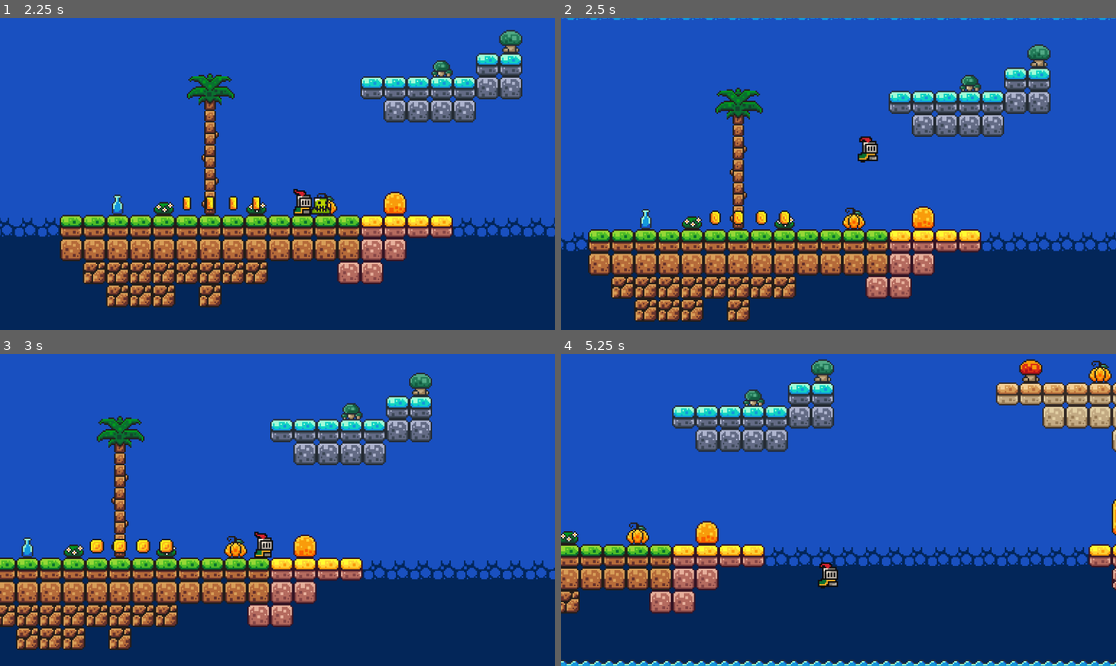
Above: before the commit, frames 1-4 (two rows, left to right).
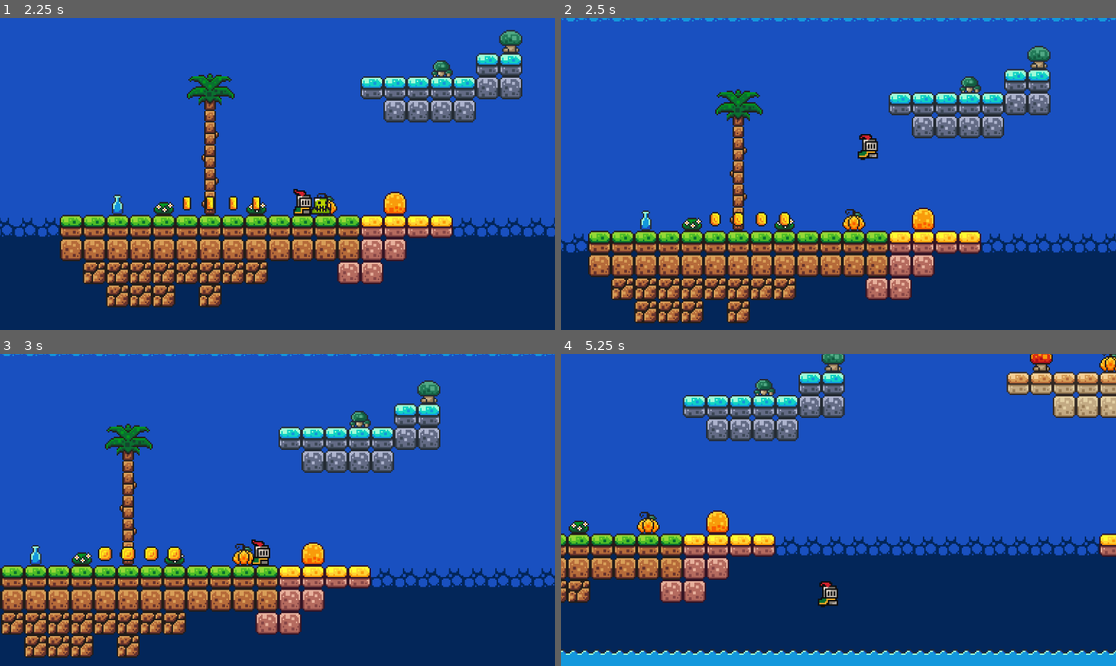
Above: after the commit, the same moments.

Repository: Yncy0/Platformer-2D
Game: Godot game, scene res://scene/gui/menu/starting_menu.tscn
Two runs of this game, one before a commit and one after it. Both use one fixed random seed, a clock stepped at 60 frames per second and the inputs below.
Inputs:
- Up to frame 1 (2.25 s): click "Start" at 0.5 s; hold D (move_right) from 1.28 s (still down); tap Space (jump) at 1.52 s
- Up to frame 2 (2.5 s): keep holding D (move_right); tap Space (jump) at 2.27 s
- Up to frame 3 (3 s): release D (move_right) at 2.78 s; hold A (move_left) from 2.78 s (still down)
- Up to frame 4 (5.25 s): release A (move_left) at 3.53 s; hold D (move_right) 3.53-5.03 s; tap Space (jump) at 3.77, 4.52 s; hold A (move_left) from 5.03 s (still down)

Frame 1 is identical in both runs. In frame 2, 12% of the frame differs, in the area x 0-100%, y 0-98%; in frame 3, 24%; in frame 4, 24%, in the area x 0-100%, y 0-100%.

Commit message:
minor fixes on player's hitbox

Diff:
--- a/scene/characters/player/_player.tscn
+++ b/scene/characters/player/_player.tscn
@@ -118,7 +118,7 @@
 }
 
 [sub_resource type="RectangleShape2D" id="RectangleShape2D_dseq4"]
-size = Vector2(12, 8)
+size = Vector2(8, 8)
 
 [node name="Player" type="CharacterBody2D"]
 script = ExtResource("2_qe20h")
--- a/script/characters/player/idle.gd
+++ b/script/characters/player/idle.gd
@@ -1,8 +1,8 @@
 class_name IdleState extends PlayerState
 
 func enter() -> void:
+	player.idling()
 	player.animation_player.play("idle")
-	player.idling()
 
 
 func _unhandled_input(_event: InputEvent) -> void:
--- a/script/characters/player/move.gd
+++ b/script/characters/player/move.gd
@@ -7,9 +7,5 @@
 func _physics_process(delta: float) -> void:
 	player.moving()
 
-
 	if player.velocity.x == 0:
 		change_state.emit("IdleState")
-
-
-	#player.move_and_slide()
